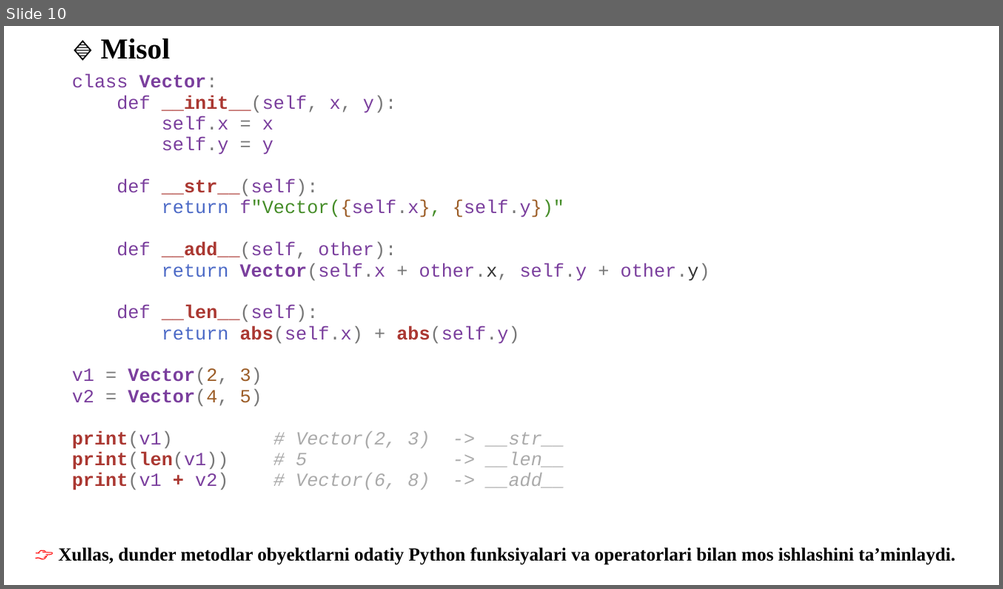
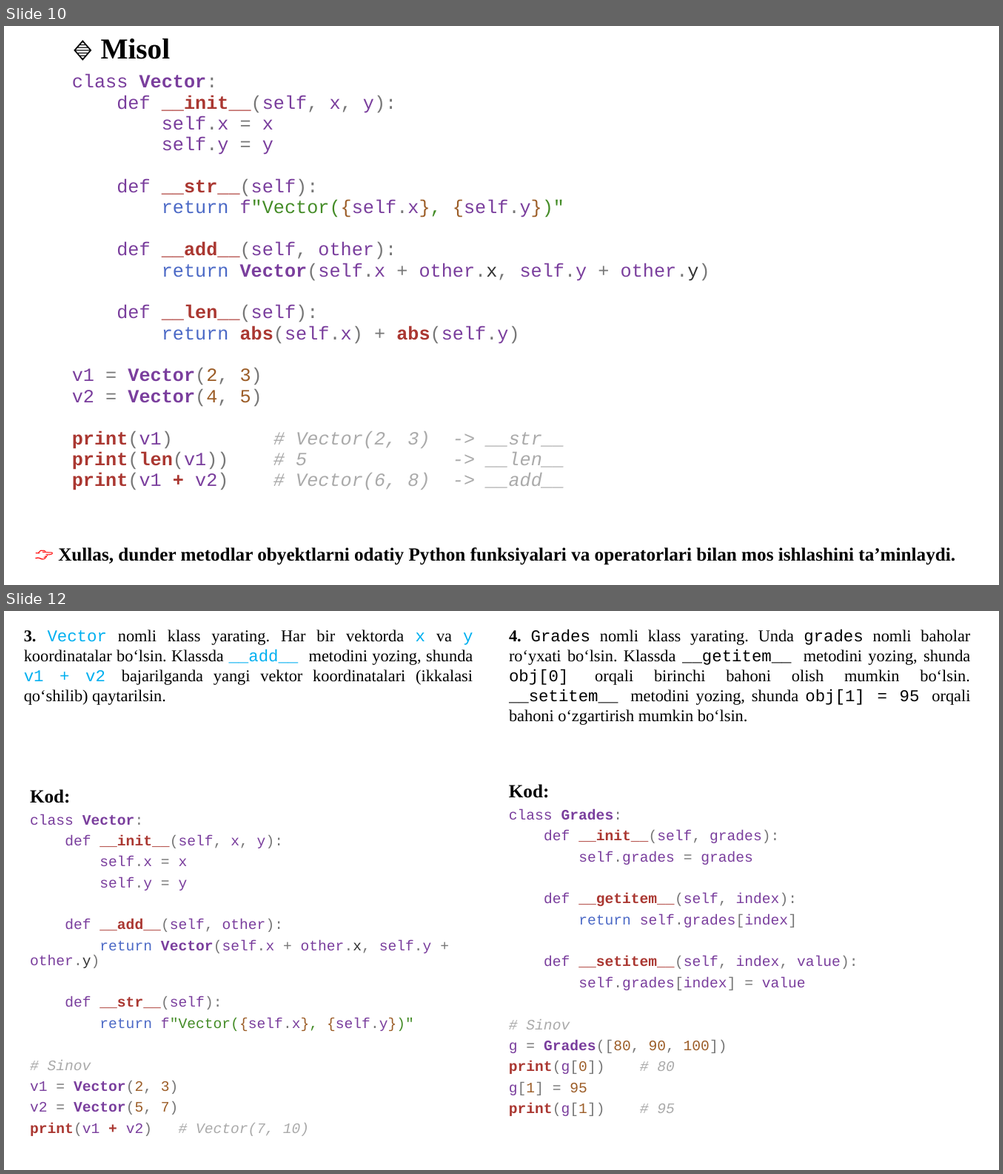
Before and after one commit to qwerty291996/2025-2026, a slide deck: Dars materiallari 2025-2026/Python dasturlash tili 2025-2026/5-kurs/1.13 Vorislik/1.13 Vorislik.pptx. Shown one above the other, each under a label of ours: slide 10 before the commit, slides 10 and 12 after it; the slides between them are not shown. The pictures are 1003x589 and 1003x1174 pixels, drawn with LibreOffice and Linux fonts; fonts in the diff are those of the drawing. Boxes give left, top, right and bottom in pixels: in the first picture for what was removed or moved away, otherwise in the second. Text is boxed around its words. In the diff, an @@ line names an element or a change of style, - is before the commit and + after.

```diff
--- a/Dars materiallari 2025-2026/Python dasturlash tili 2025-2026/5-kurs/1.13 Vorislik/1.13 Vorislik.pptx
+++ b/Dars materiallari 2025-2026/Python dasturlash tili 2025-2026/5-kurs/1.13 Vorislik/1.13 Vorislik.pptx
@@ slide 12 added at (x1=4, y1=611, x2=999, y2=1170), background #FFFFFF @@
@@ text added at (x1=24, y1=629, x2=472, y2=705), 16 pt, text #000000 @@
+3️. Vector nomli klass yarating. Har bir vektorda x va y koordinatalar bo‘lsin. Klassda __add__ metodini yozing, shunda v1 + v2 bajarilganda yangi vektor koordinatalari (ikkalasi qo‘shilib) qaytarilsin.
@@ text added at (x1=509, y1=629, x2=970, y2=725), 16 pt, text #000000 @@
+4️. Grades nomli klass yarating. Unda grades nomli baholar ro‘yxati bo‘lsin. Klassda __getitem__ metodini yozing, shunda obj[0] orqali birinchi bahoni olish mumkin bo‘lsin. __setitem__ metodini yozing, shunda obj[1] = 95 orqali bahoni o‘zgartirish mumkin bo‘lsin.
@@ text added at (x1=509, y1=784, x2=857, y2=1116), 14 pt, text #7A3E9D @@
+Kod:
+class Grades:
+def __init__(self, grades):
+self.grades = grades
+def __getitem__(self, index):
+return self.grades[index]
+def __setitem__(self, index, value):
+self.grades[index] = value
+# Sinov
+g = Grades([80, 90, 100])
+print(g[0]) # 80
+g[1] = 95
+print(g[1]) # 95
@@ text added at (x1=30, y1=789, x2=432, y2=1136), 14 pt, text #7A3E9D @@
+Kod:
+class Vector:
+def __init__(self, x, y):
+self.x = x
+self.y = y
+def __add__(self, other):
+return Vector(self.x + other.x, self.y + other.y)
+def __str__(self):
+return f"Vector({self.x}, {self.y})"
+# Sinov
+v1 = Vector(2, 3)
+v2 = Vector(5, 7)
+print(v1 + v2) # Vector(7, 10)
```
Also in this commit, not shown: 2 slides changed, 10 other slides added, 2 other files.
